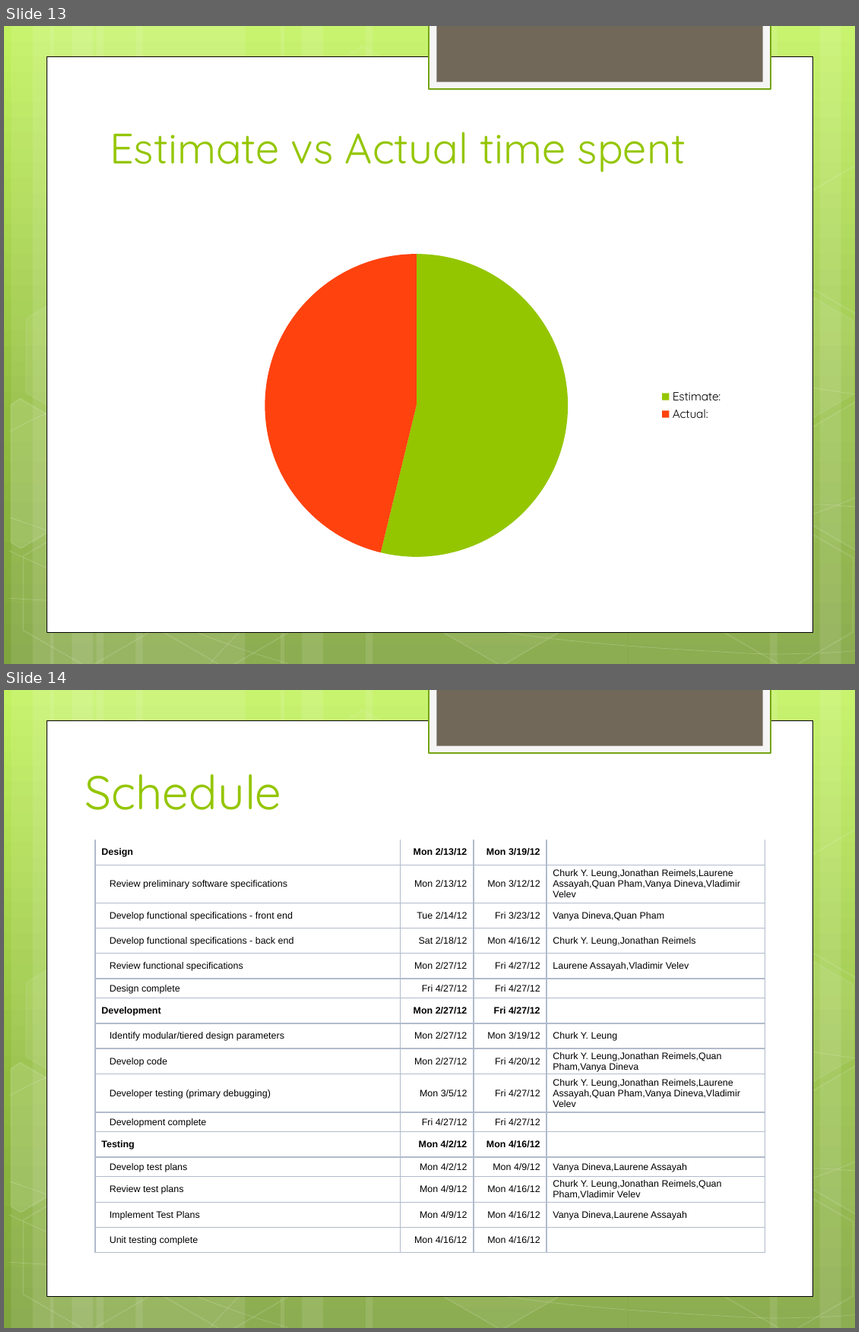
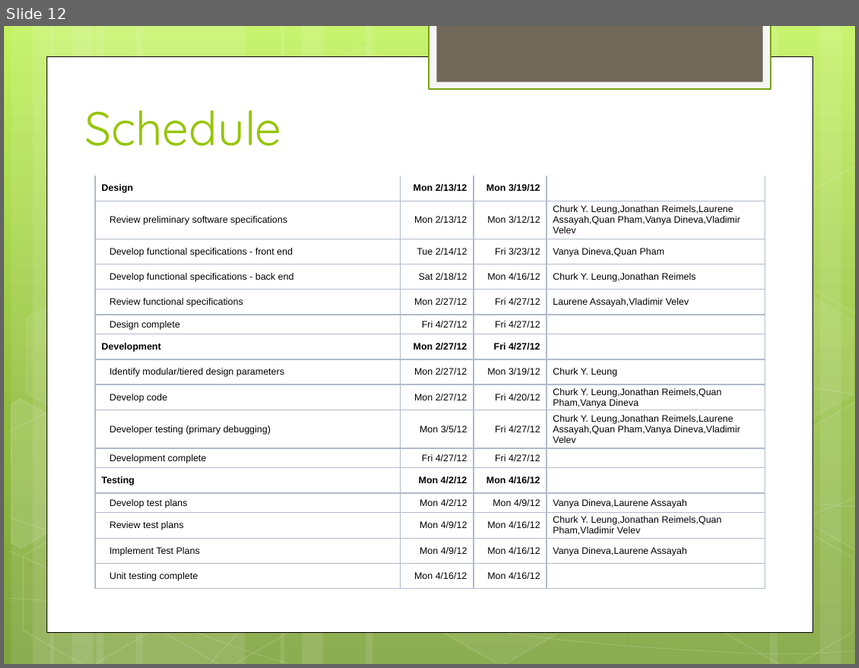
Before and after one commit to hiyenwong/cs679-b1-class-project, a slide deck: deliverables/final/Final Presentation.pptx. Shown one above the other, each under a label of ours: slides 13 and 14 before the commit, slide 12 after it. The pictures are 859x1332 and 859x668 pixels, drawn with LibreOffice and Linux fonts; fonts in the diff are those of the drawing. Boxes give left, top, right and bottom in pixels: in the first picture for what was removed or moved away, otherwise in the second. Text is boxed around its words. In the diff, an @@ line names an element or a change of style, - is before the commit and + after.

```diff
--- a/deliverables/final/Final Presentation.pptx
+++ b/deliverables/final/Final Presentation.pptx
@@ slide 13 removed at (4,26,855,664), background gradient #C3F35F to #93BF3F to #81A53E; not listed: 31 template elements that a slide beside it also shows @@
@@ title removed at (110,132,686,172) @@
-Estimate vs Actual time spent
@@ pie chart removed at (101,242,732,569) @@
-categories: Estimate:, Actual:
-Series 1: 54, 46
@@ what was slide 14 is now slide 12 @@
```
Also in this commit, not shown: 14 slides changed, 6 slides added, 1 other slide removed.
